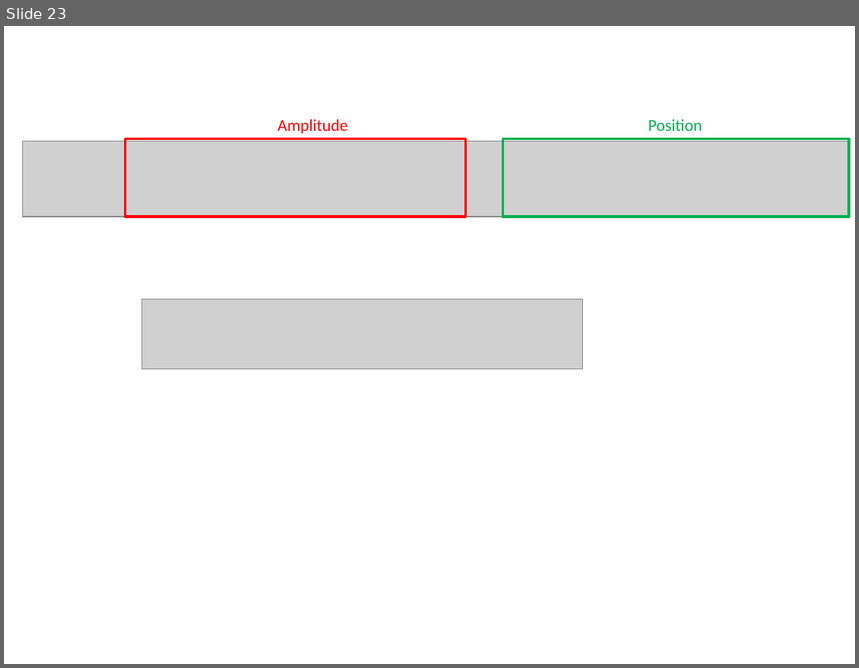
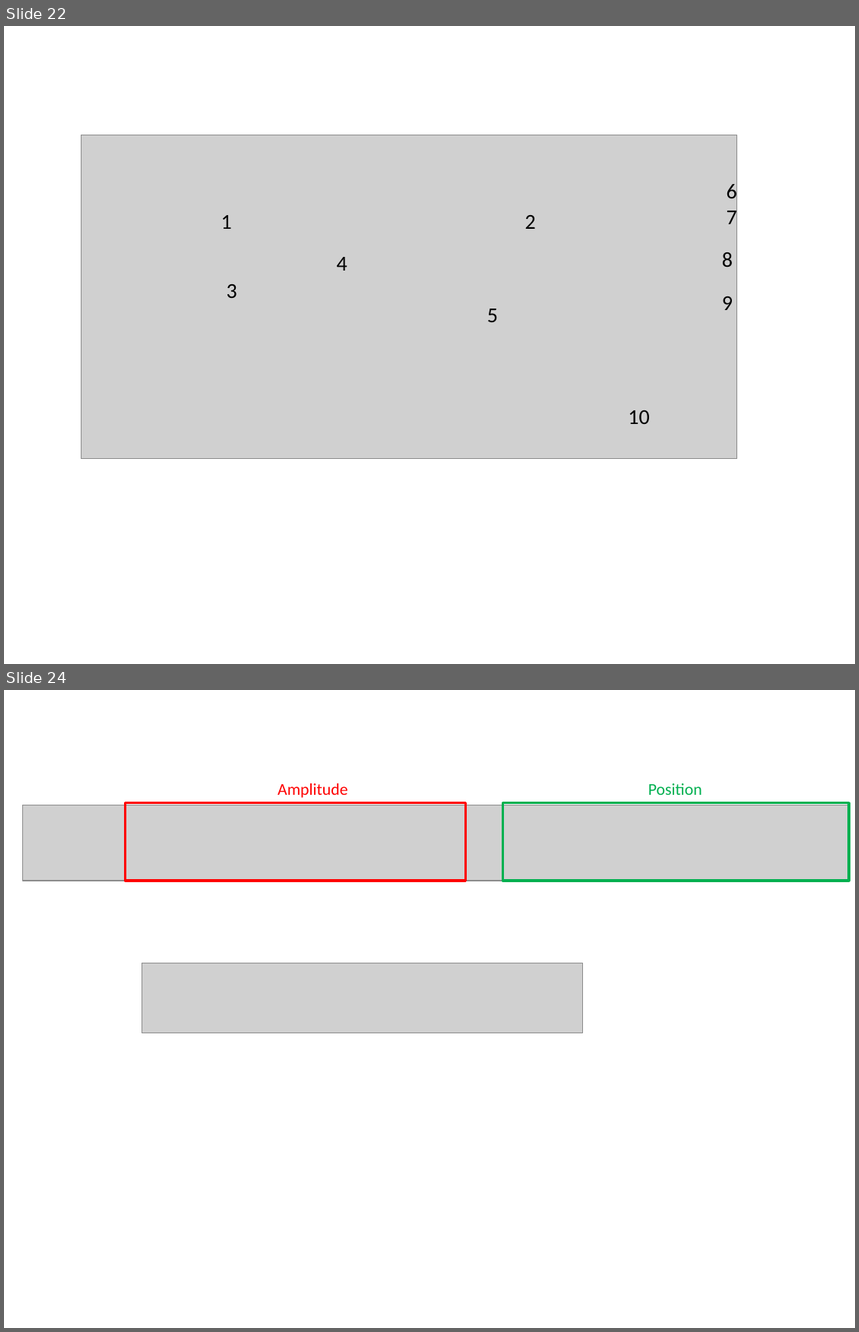
Before and after one commit to DePrettoM/EEGpal, a slide deck: Manuels/picture_EEGpal_manuals.pptx. Shown one above the other, each under a label of ours: slide 23 before the commit, slides 22 and 24 after it; the slides between them are not shown. The pictures are 859x668 and 859x1332 pixels, drawn with LibreOffice and Linux fonts; fonts in the diff are those of the drawing; grey boxes stand for pictures. Boxes give left, top, right and bottom in pixels: in the first picture for what was removed or moved away, otherwise in the second. Text is boxed around its words. In the diff, an @@ line names an element or a change of style, - is before the commit and + after.

```diff
--- a/Manuels/picture_EEGpal_manuals.pptx
+++ b/Manuels/picture_EEGpal_manuals.pptx
@@ slide 22 added at (x1=4, y1=26, x2=855, y2=664), background #FFFFFF @@
@@ picture added at (x1=81, y1=135, x2=737, y2=458) @@
@@ text added at (x1=727, y1=180, x2=737, y2=203), 18 pt, text #000000 @@
+6
@@ text added at (x1=727, y1=207, x2=737, y2=230), 18 pt, text #000000 @@
+7
@@ text added at (x1=221, y1=215, x2=232, y2=229), 18 pt, text #000000 @@
+1
@@ text added at (x1=525, y1=215, x2=536, y2=229), 18 pt, text #000000 @@
+2
@@ text added at (x1=722, y1=252, x2=733, y2=267), 18 pt, text #000000 @@
+8
@@ text added at (x1=337, y1=257, x2=348, y2=271), 18 pt, text #000000 @@
+4
@@ text added at (x1=227, y1=284, x2=237, y2=298), 18 pt, text #000000 @@
+3
@@ text added at (x1=722, y1=297, x2=733, y2=310), 18 pt, text #000000 @@
+9
@@ text added at (x1=487, y1=309, x2=498, y2=322), 18 pt, text #000000 @@
+5
@@ text added at (x1=628, y1=411, x2=649, y2=424), 18 pt, text #000000 @@
+10
@@ what was slide 23 is now slide 24 @@
```
Also in this commit, not shown: 2 slides changed, 8 other files.
